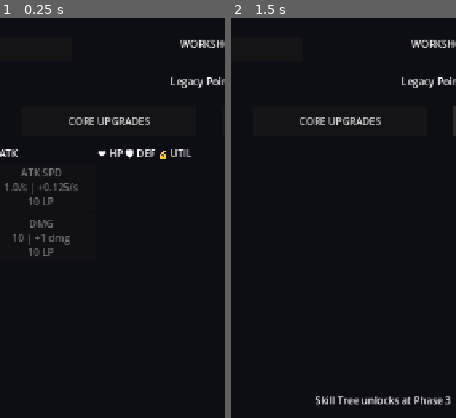
Above: before the commit, frames 1-2 (left to right).
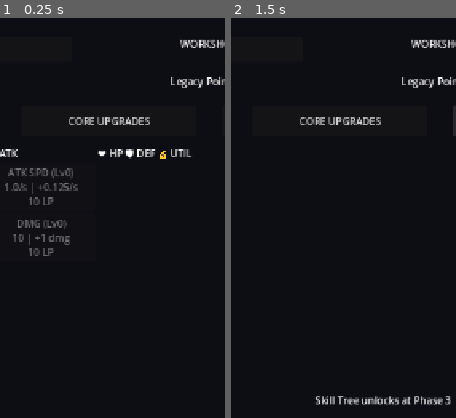
Above: after the commit, the same moments.

Repository: elydarstudio/Base_Defence
Game: Godot game, scene res://Scenes/workshop.tscn
Two runs of this game, one before a commit and one after it. Both use one fixed random seed, a clock stepped at 60 frames per second and the inputs below. This scene is started directly instead of the project's main scene.
Inputs:
- Up to frame 1 (0.25 s): no input
- Up to frame 2 (1.5 s): click "CORE UPGRADES" at 0.5 s; click "SKILL TREE" at 1.25 s
The pictures show only the part of the screen within x 4-54%, y 0-50%; the shares and areas given below are measured in that part.

The runs differ from the first frame. In frame 1, 0.6% of the frame differs, in the area x 3-33%, y 37-53%; in frame 2, nothing differs.

Commit message:
fix: workshop floor levels no longer inflate in-game upgrade costs, separate upgrade counters for cost calculation

Diff:
--- a/base-defence/Scripts/main.gd
+++ b/base-defence/Scripts/main.gd
@@ -29,7 +29,7 @@
 
 # Economy
 var currency: int = 0
-var run_lp: int = 0  # LP earned THIS run, shown in-game
+var run_lp: int = 0
 
 # UI state
 var panel_open: bool = false
@@ -38,85 +38,105 @@
 var attack_speed_level: int = 0
 var attack_speed_cost: int = 45
 var attack_speed_max: int = 100
+var attack_speed_upgrades: int = 0
 
 var crit_chance_level: int = 0
 var crit_chance_cost: int = 45
 var crit_chance_max: int = 100
+var crit_chance_upgrades: int = 0
 
 var damage_level: int = 0
 var damage_cost: int = 30
 var damage_max: int = 999
+var damage_upgrades: int = 0
 
 var dmg_mult_level: int = 0
 var dmg_mult_cost: int = 30
 var dmg_mult_max: int = 999
+var dmg_mult_upgrades: int = 0
 
 var crit_dmg_level: int = 0
 var crit_dmg_cost: int = 30
 var crit_dmg_max: int = 999
+var crit_dmg_upgrades: int = 0
 
 # ── DEF stats ─────────────────────────────────
 var shield_strength_level: int = 0
 var shield_strength_cost: int = 45
 var shield_strength_max: int = 100
+var shield_strength_upgrades: int = 0
 
 var evasion_level: int = 0
 var evasion_cost: int = 45
 var evasion_max: int = 100
+var evasion_upgrades: int = 0
 
 var shield_level: int = 0
 var shield_cost: int = 30
 var shield_max: int = 999
+var shield_upgrades: int = 0
 
 var shield_regen_level: int = 0
 var shield_regen_cost: int = 45
 var shield_regen_max: int = 100
+var shield_regen_upgrades: int = 0
 
 var shield_mult_level: int = 0
 var shield_mult_cost: int = 30
 var shield_mult_max: int = 999
+var shield_mult_upgrades: int = 0
 
 # ── HP stats ──────────────────────────────────
 var max_hp_level: int = 0
 var max_hp_cost: int = 30
 var max_hp_max: int = 999
+var max_hp_upgrades: int = 0
 
 var regen_amt_level: int = 0
 var regen_amt_cost: int = 30
 var regen_amt_max: int = 999
+var regen_amt_upgrades: int = 0
 
 var regen_spd_level: int = 0
 var regen_spd_cost: int = 45
 var regen_spd_max: int = 100
+var regen_spd_upgrades: int = 0
 
 var hp_mult_level: int = 0
 var hp_mult_cost: int = 30
 var hp_mult_max: int = 999
+var hp_mult_upgrades: int = 0
 
 var heal_mult_level: int = 0
 var heal_mult_cost: int = 30
 var heal_mult_max: int = 999
+var heal_mult_upgrades: int = 0
 
 # ── UTIL stats ────────────────────────────────
 var gold_per_kill_level: int = 0
 var gold_per_kill_cost: int = 30
 var gold_per_kill_max: int = 999
+var gold_per_kill_upgrades: int = 0
 
 var gold_mult_level: int = 0
 var gold_mult_cost: int = 30
 var gold_mult_max: int = 999
+var gold_mult_upgrades: int = 0
 
 var lp_gain_level: int = 0
 var lp_gain_cost: int = 30
 var lp_gain_max: int = 999
+var lp_gain_upgrades: int = 0
 
 var legacy_mult_level: int = 0
 var legacy_mult_cost: int = 30
 var legacy_mult_max: int = 999
+var legacy_mult_upgrades: int = 0
 
 var legacy_drop_level: int = 0
 var legacy_drop_cost: int = 45
 var legacy_drop_max: int = 100
+var legacy_drop_upgrades: int = 0
 
 var tooltip_buttons: Dictionary = {}
 var tooltip_key: String = ""
@@ -319,7 +339,6 @@
 	wave_complete = false
 	_on_wave_complete_flash()
 	_check_unlock_progression()
-	# LP per wave — add to run total and save incrementally
 	var lp_earned = 1 + lp_gain_level
 	var lp_total = int(lp_earned * (1.0 + (legacy_mult_level * 0.1)))
 	run_lp += lp_total
@@ -357,7 +376,6 @@
 	var multiplied = int(total * (1.0 + (gold_mult_level * 0.1)))
 	currency += multiplied
 	enemies_killed += 1
-	# LP drop chance — add to run total and save incrementally
 	var drop_chance = 0.05 + (legacy_drop_level * 0.0035)
 	if randf() < drop_chance:
 		var drop = int((1 + lp_gain_level) * (1.0 + (legacy_mult_level * 0.1)))
@@ -521,8 +539,9 @@
 	if currency < attack_speed_cost or attack_speed_level >= attack_speed_max: return
 	currency -= attack_speed_cost
 	attack_speed_level += 1
-	attack_speed_cost = _calc_cost(45, attack_speed_level, true)
-	var gain = 0.12 / (1.0 + attack_speed_level * 0.02)
+	attack_speed_upgrades += 1
+	attack_speed_cost = _calc_cost(45, attack_speed_upgrades, true)
+	var gain = 0.12 / (1.0 + attack_speed_upgrades * 0.02)
 	$Base.fire_rate += gain
 	_update_ui()
 
@@ -530,7 +549,8 @@
 	if currency < damage_cost or damage_level >= damage_max: return
 	currency -= damage_cost
 	damage_level += 1
-	damage_cost = _calc_cost(30, damage_level, false)
+	damage_upgrades += 1
+	damage_cost = _calc_cost(30, damage_upgrades, false)
 	$Base.bullet_damage += 1.0
 	_update_ui()
 
@@ -538,7 +558,8 @@
 	if currency < dmg_mult_cost or dmg_mult_level >= dmg_mult_max: return
 	currency -= dmg_mult_cost
 	dmg_mult_level += 1
-	dmg_mult_cost = _calc_cost(30, dmg_mult_level, false)
+	dmg_mult_upgrades += 1
+	dmg_mult_cost = _calc_cost(30, dmg_mult_upgrades, false)
 	$Base.damage_multiplier += 0.1
 	_update_ui()
 
@@ -546,7 +567,8 @@
 	if currency < crit_chance_cost or crit_chance_level >= crit_chance_max: return
 	currency -= crit_chance_cost
 	crit_chance_level += 1
-	crit_chance_cost = _calc_cost(45, crit_chance_level, true)
+	crit_chance_upgrades += 1
+	crit_chance_cost = _calc_cost(45, crit_chance_upgrades, true)
 	$Base.crit_chance += 0.008
 	_update_ui()
 
@@ -554,7 +576,8 @@
 	if currency < crit_dmg_cost or crit_dmg_level >= crit_dmg_max: return
 	currency -= crit_dmg_cost
 	crit_dmg_level += 1
-	crit_dmg_cost = _calc_cost(30, crit_dmg_level, false)
+	crit_dmg_upgrades += 1
+	crit_dmg_cost = _calc_cost(30, crit_dmg_upgrades, false)
 	$Base.crit_damage += 0.10
 	_update_ui()
 
@@ -563,7 +586,8 @@
 	if currency < shield_cost or shield_level >= shield_max: return
 	currency -= shield_cost
 	shield_level += 1
-	shield_cost = _calc_cost(30, shield_level, false)
+	shield_upgrades += 1
+	shield_cost = _calc_cost(30, shield_upgrades, false)
 	$Base.max_shield += 50.0
 	$Base.shield += 50.0
 	$Base._update_combat_ui()
@@ -573,7 +597,8 @@
 	if currency < shield_regen_cost or shield_regen_level >= shield_regen_max: return
 	currency -= shield_regen_cost
 	shield_regen_level += 1
-	shield_regen_cost = _calc_cost(45, shield_regen_level, true)
+	shield_regen_upgrades += 1
+	shield_regen_cost = _calc_cost(45, shield_regen_upgrades, true)
 	$Base.shield_regen_interval = max(0.5, 5.0 - (shield_regen_level * 0.045))
 	_update_ui()
 
@@ -581,7 +606,8 @@
 	if currency < shield_strength_cost or shield_strength_level >= shield_strength_max: return
 	currency -= shield_strength_cost
 	shield_strength_level += 1
-	shield_strength_cost = _calc_cost(45, shield_strength_level, true)
+	shield_strength_upgrades += 1
+	shield_strength_cost = _calc_cost(45, shield_strength_upgrades, true)
 	$Base.shield_strength += 0.003
 	_update_ui()
 
@@ -589,7 +615,8 @@
 	if currency < shield_mult_cost or shield_mult_level >= shield_mult_max: return
 	currency -= shield_mult_cost
 	shield_mult_level += 1
-	shield_mult_cost = _calc_cost(30, shield_mult_level, false)
+	shield_mult_upgrades += 1
+	shield_mult_cost = _calc_cost(30, shield_mult_upgrades, false)
 	$Base.shield_multiplier += 0.1
 	_update_ui()
 
@@ -597,7 +624,8 @@
 	if currency < evasion_cost or evasion_level >= evasion_max: return
 	currency -= evasion_cost
 	evasion_level += 1
-	evasion_cost = _calc_cost(45, evasion_level, true)
+	evasion_upgrades += 1
+	evasion_cost = _calc_cost(45, evasion_upgrades, true)
 	$Base.evasion += 0.002
 	_update_ui()
 
@@ -606,7 +634,8 @@
 	if currency < max_hp_cost or max_hp_level >= max_hp_max: return
 	currency -= max_hp_cost
 	max_hp_level += 1
-	max_hp_cost = _calc_cost(30, max_hp_level, false)
+	max_hp_upgrades += 1
+	max_hp_cost = _calc_cost(30, max_hp_upgrades, false)
 	$Base.increase_max_health(10.0)
 	_update_ui()
 
@@ -614,7 +643,8 @@
 	if currency < regen_amt_cost or regen_amt_level >= regen_amt_max: return
 	currency -= regen_amt_cost
 	regen_amt_level += 1
-	regen_amt_cost = _calc_cost(30, regen_amt_level, false)
+	regen_amt_upgrades += 1
+	regen_amt_cost = _calc_cost(30, regen_amt_upgrades, false)
 	$Base.hp_regen += 1.0
 	_update_ui()
 
@@ -622,7 +652,8 @@
 	if currency < regen_spd_cost or regen_spd_level >= regen_spd_max: return
 	currency -= regen_spd_cost
 	regen_spd_level += 1
-	regen_spd_cost = _calc_cost(45, regen_spd_level, true)
+	regen_spd_upgrades += 1
+	regen_spd_cost = _calc_cost(45, regen_spd_upgrades, true)
 	$Base.regen_interval = max(0.5, 5.0 - (regen_spd_level * 0.045))
 	_update_ui()
 
@@ -630,7 +661,8 @@
 	if currency < heal_mult_cost or heal_mult_level >= heal_mult_max: return
 	currency -= heal_mult_cost
 	heal_mult_level += 1
-	heal_mult_cost = _calc_cost(30, heal_mult_level, false)
+	heal_mult_upgrades += 1
+	heal_mult_cost = _calc_cost(30, heal_mult_upgrades, false)
 	$Base.heal_multiplier += 0.1
 	_update_ui()
 
@@ -638,7 +670,8 @@
 	if currency < hp_mult_cost or hp_mult_level >= hp_mult_max: return
 	currency -= hp_mult_cost
 	hp_mult_level += 1
-	hp_mult_cost = _calc_cost(30, hp_mult_level, false)
+	hp_mult_upgrades += 1
+	hp_mult_cost = _calc_cost(30, hp_mult_upgrades, false)
 	$Base.hp_multiplier += 0.1
 	_update_ui()
 
@@ -647,35 +680,40 @@
 	if currency < gold_per_kill_cost or gold_per_kill_level >= gold_per_kill_max: return
 	currency -= gold_per_kill_cost
 	gold_per_kill_level += 1
-	gold_per_kill_cost = _calc_cost(30, gold_per_kill_level, false)
+	gold_per_kill_upgrades += 1
+	gold_per_kill_cost = _calc_cost(30, gold_per_kill_upgrades, false)
 	_update_ui()
 
 func _on_gold_mult_button_pressed():
 	if currency < gold_mult_cost or gold_mult_level >= gold_mult_max: return
 	currency -= gold_mult_cost
 	gold_mult_level += 1
-	gold_mult_cost = _calc_cost(30, gold_mult_level, false)
+	gold_mult_upgrades += 1
+	gold_mult_cost = _calc_cost(30, gold_mult_upgrades, false)
 	_update_ui()
 
 func _on_lp_gain_button_pressed():
 	if currency < lp_gain_cost or lp_gain_level >= lp_gain_max: return
 	currency -= lp_gain_cost
 	lp_gain_level += 1
-	lp_gain_cost = _calc_cost(30, lp_gain_level, false)
+	lp_gain_upgrades += 1
+	lp_gain_cost = _calc_cost(30, lp_gain_upgrades, false)
 	_update_ui()
 
 func _on_legacy_mult_button_pressed():
 	if currency < legacy_mult_cost or legacy_mult_level >= legacy_mult_max: return
 	currency -= legacy_mult_cost
 	legacy_mult_level += 1
-	legacy_mult_cost = _calc_cost(30, legacy_mult_level, false)
+	legacy_mult_upgrades += 1
+	legacy_mult_cost = _calc_cost(30, legacy_mult_upgrades, false)
 	_update_ui()
 
 func _on_legacy_drop_button_pressed():
 	if currency < legacy_drop_cost or legacy_drop_level >= legacy_drop_max: return
 	currency -= legacy_drop_cost
 	legacy_drop_level += 1
-	legacy_drop_cost = _calc_cost(45, legacy_drop_level, true)
+	legacy_drop_upgrades += 1
+	legacy_drop_cost = _calc_cost(45, legacy_drop_upgrades, true)
 	_update_ui()
 
 func _random_edge_position() -> Vector2:
--- a/base-defence/Scripts/workshop.gd
+++ b/base-defence/Scripts/workshop.gd
@@ -197,7 +197,7 @@
 		var btn = _find_button(btn_name)
 		if btn == null:
 			continue
-		btn.text = label + "\n" + current + " | " + per_level + "\n" + str(cost) + " LP"
+		btn.text = label + " (Lv" + str(level) + ")\n" + current + " | " + per_level + "\n" + str(cost) + " LP"
 		btn.disabled = lp < cost
 
 func _find_button(btn_name: String) -> Button:
--- a/base-defence/project.godot
+++ b/base-defence/project.godot
@@ -24,6 +24,8 @@
 
 window/size/viewport_width=720
 window/size/viewport_height=1280
+window/size/window_width_override=540
+window/size/window_height_override=880
 window/stretch/mode="canvas_items"
 
 [physics]
Not shown: 1 places in base-defence/main.tscn that only renumber resources
